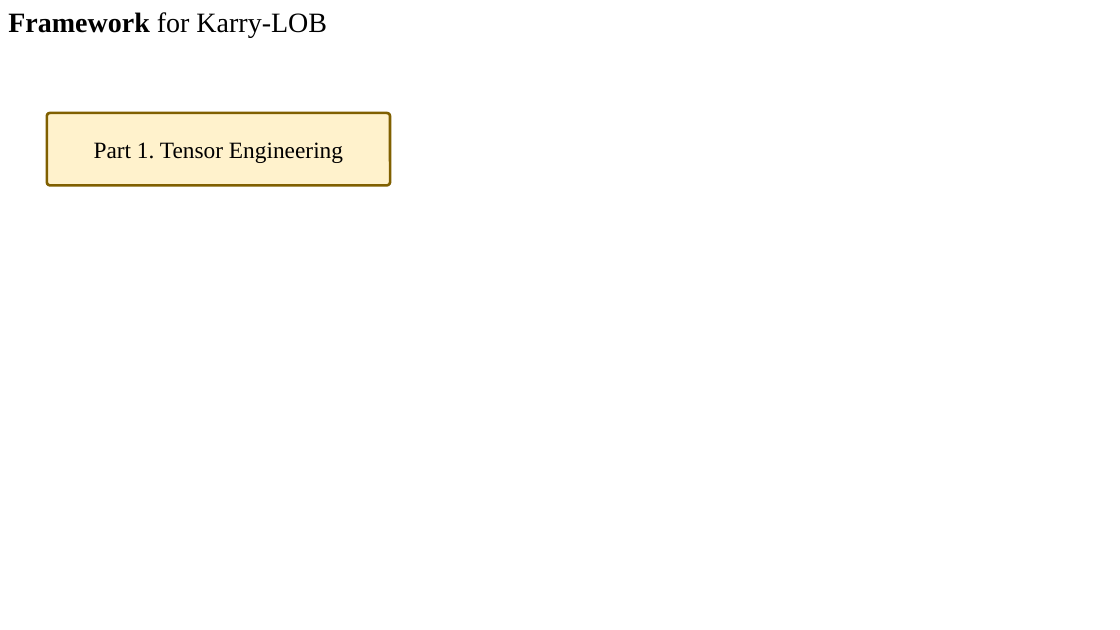
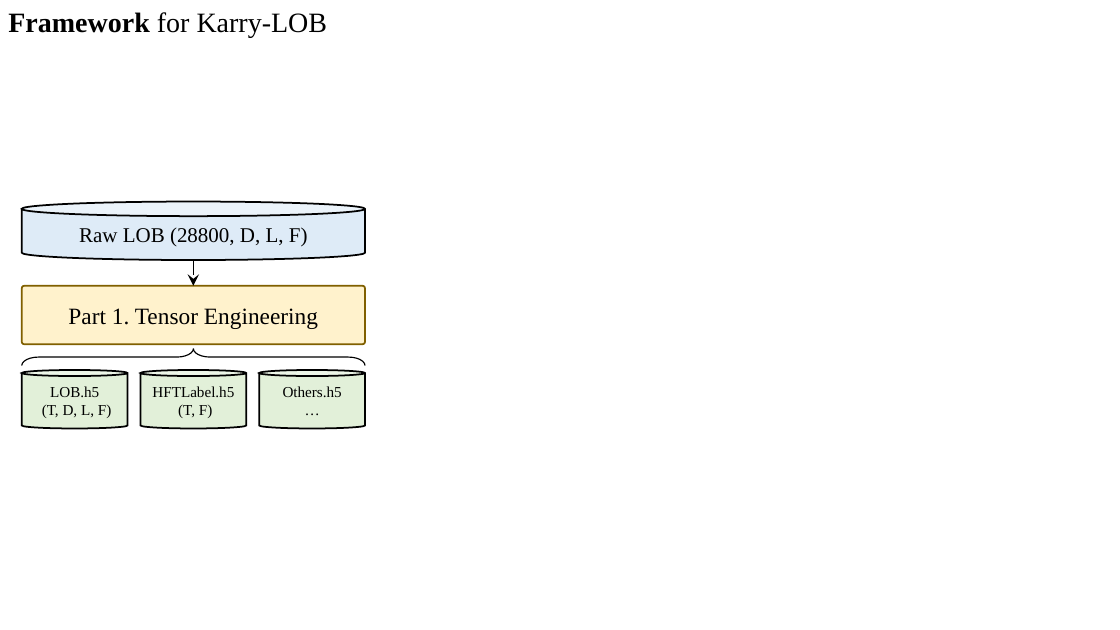
Before and after one commit to KarryRen/Karry-LOB, a slide deck: slide 1 of Images/images.pptx. Drawn at 1120x630 pixels with LibreOffice and Linux fonts; fonts in the diff are those of the drawing. Boxes give left, top, right and bottom in pixels: in the first picture for what was removed or moved away, otherwise in the second. Text is boxed around its words. In the diff, an @@ line names an element or a change of style, - is before the commit and + after.

```diff
--- a/Images/images.pptx
+++ b/Images/images.pptx
@@ rounded rectangle "Part 1. Tensor Engineering": place and size @@
-rounded rectangle "Part 1. Tensor Engineering" at [47, 113, 391, 185]
+rounded rectangle "Part 1. Tensor Engineering" at [22, 286, 365, 344]
@@ rounded rectangle "Part 1. Tensor Engineering" at [22, 286, 365, 344]: outline #806000 2.25 pt to #806000 1.5 pt @@
@@ group added at [21, 202, 365, 429]: 4 cylinders, 1 arrow, 1 left brace @@
+Raw LOB (28800, D, L, F)
+HFTLabel.h5
+(T, F)
+LOB.h5
+(T, D, L, F)
+Others.h5
+…
```
Also in this commit, not shown: 1 slide removed, 4 other files.
